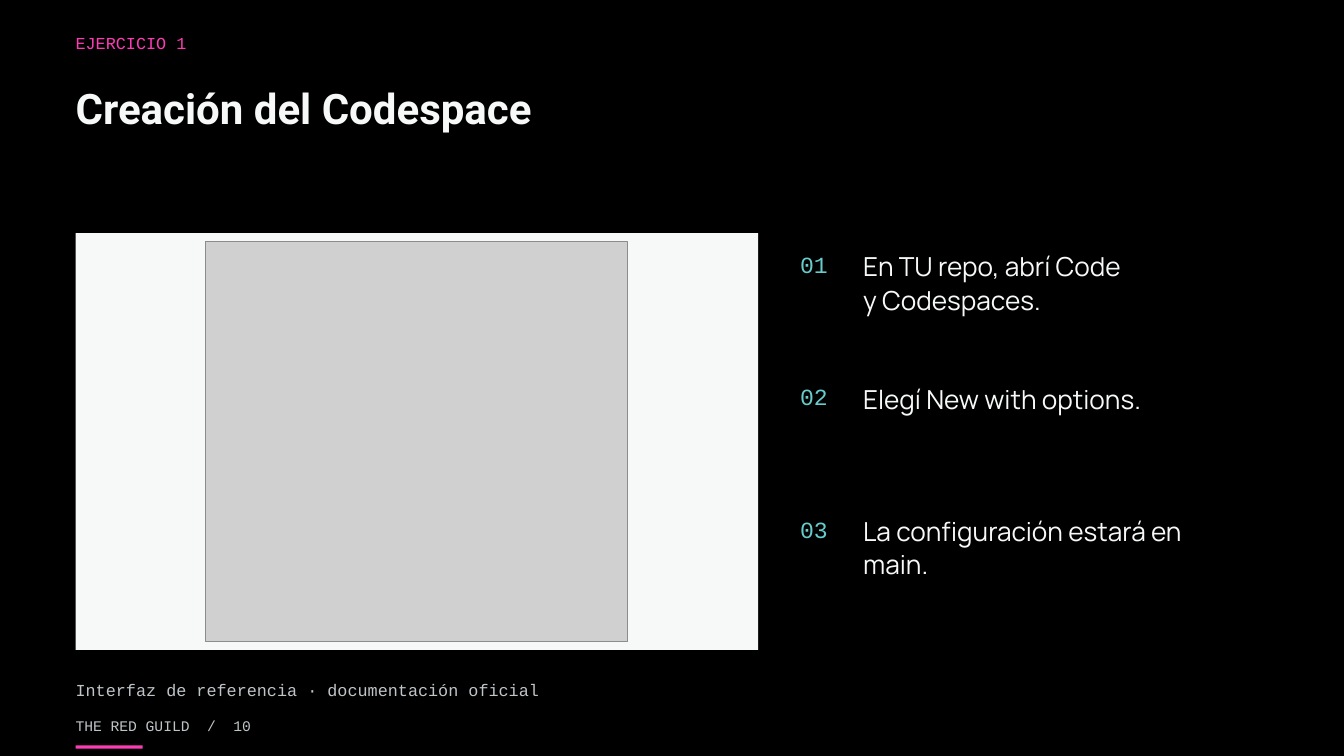
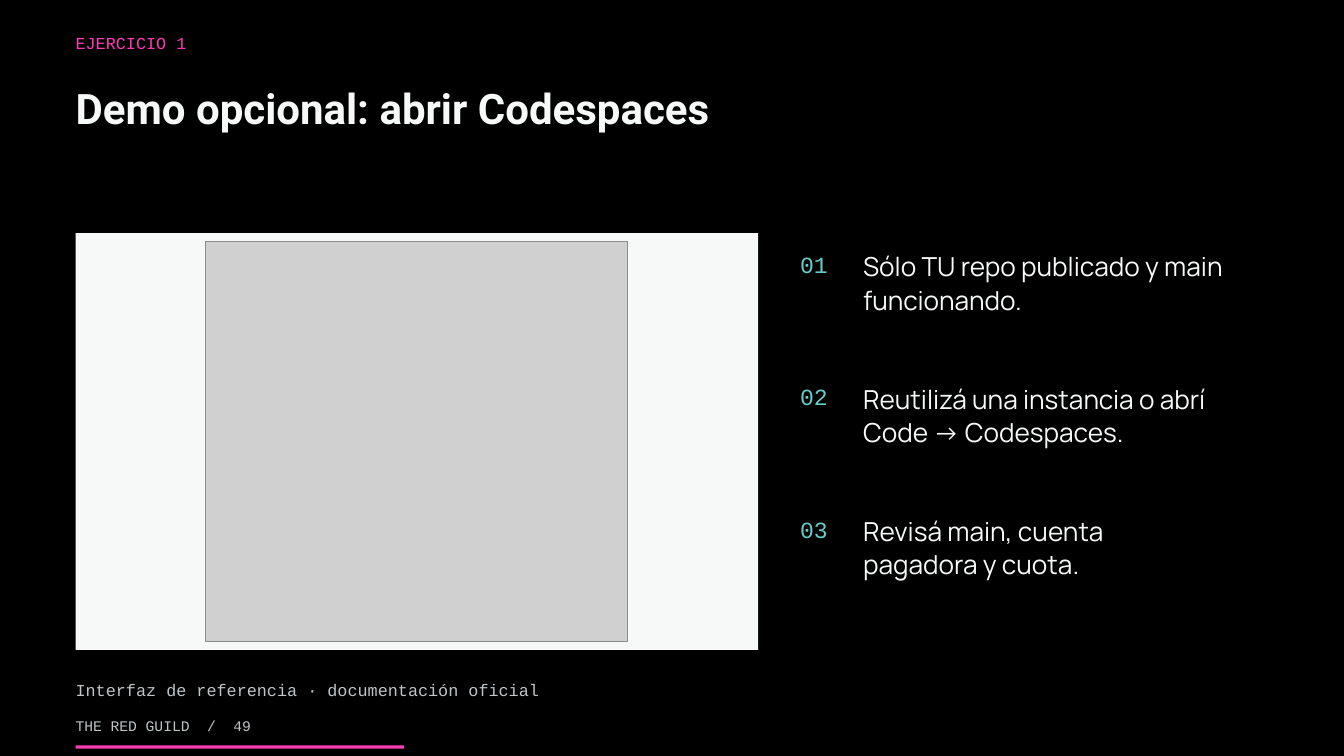
Before and after one commit to theredguild/github-ai-automation-lab, a slide deck: slide 49 of slides/workshop.pptx (slide 10 before the commit). Drawn at 1344x756 pixels with LibreOffice and Linux fonts; fonts in the diff are those of the drawing; grey boxes stand for pictures. Boxes give left, top, right and bottom in pixels: in the first picture for what was removed or moved away, otherwise in the second. Text is boxed around its words. In the diff, an @@ line names an element or a change of style, - is before the commit and + after.

Commit message:
docs: move optional Codespaces demo after published app

```diff
--- a/slides/workshop.pptx
+++ b/slides/workshop.pptx
@@ text at box(76, 92, 709, 133): text changed @@
-Creación del Codespace
+Demo opcional: abrir Codespaces
@@ text at box(863, 255, 1222, 311): text changed @@
-En TU repo, abrí Code
-y Codespaces.
+Sólo TU repo publicado y main
+funcionando.
@@ text at box(863, 388, 1206, 449): text changed @@
-Elegí New with options.
+Reutilizá una instancia o abrí
+Code → Codespaces.
@@ text at box(863, 520, 1104, 581): text changed @@
-La configuración estará en
-main.
+Revisá main, cuenta
+pagadora y cuota.
@@ text at box(76, 721, 251, 731): text changed @@
-THE RED GUILD / 10
+THE RED GUILD / 49
@@ rectangle: place and size @@
-rectangle at box(76, 746, 142, 749)
+rectangle at box(76, 746, 404, 749)
```
Also in this commit, not shown: 44 other slides changed, 5 slides added, 5 slides removed, 3 other files.
